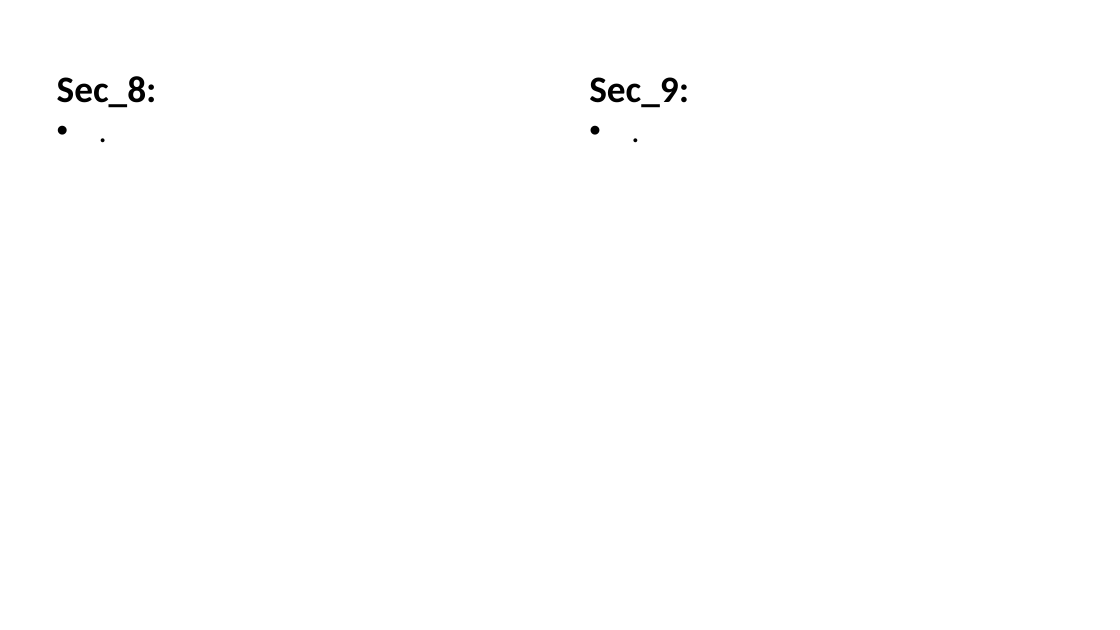
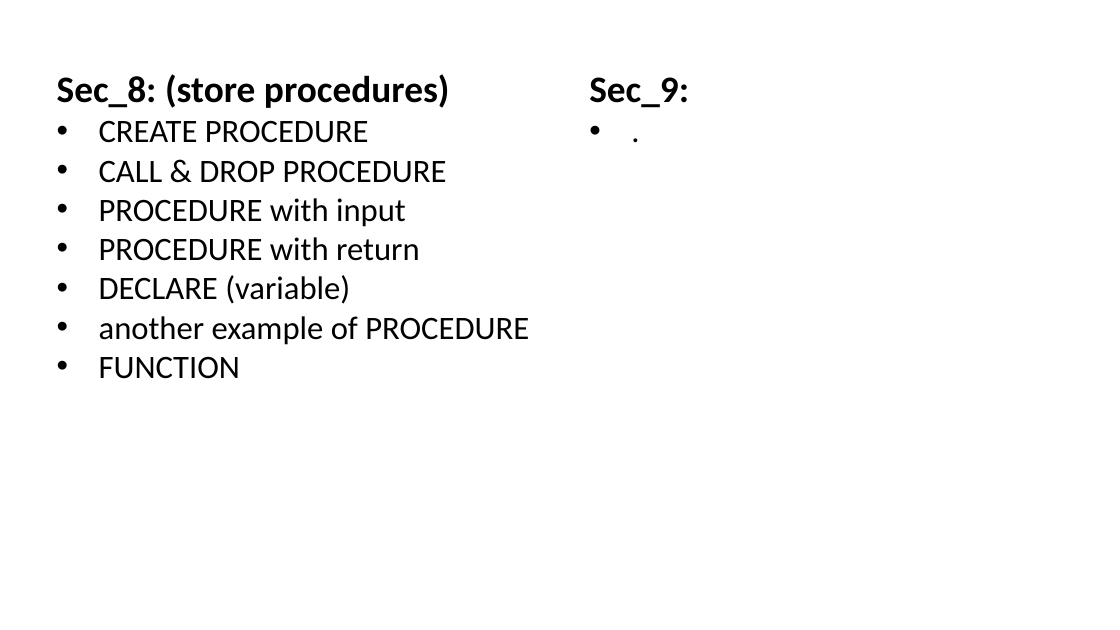
Before and after one commit to Amir-Hofo/Basic_SQL_Commands, a slide deck: slide 6 of list of content.pptx. Drawn at 1120x630 pixels with LibreOffice and Linux fonts; fonts in the diff are those of the drawing. Boxes give left, top, right and bottom in pixels: in the first picture for what was removed or moved away, otherwise in the second. Text is boxed around its words. In the diff, an @@ line names an element or a change of style, - is before the commit and + after.

```diff
--- a/list of content.pptx
+++ b/list of content.pptx
@@ text at (57, 74, 529, 379): text changed; size 32 to 28 pt; bold off @@
-Sec_8:
-• .
+Sec_8: (store procedures)
+• CREATE PROCEDURE
+• CALL & DROP PROCEDURE
+• PROCEDURE with input
+• PROCEDURE with return
+• DECLARE (variable)
+• another example of PROCEDURE
+• FUNCTION
```
Also in this commit, not shown: 1 other file.
